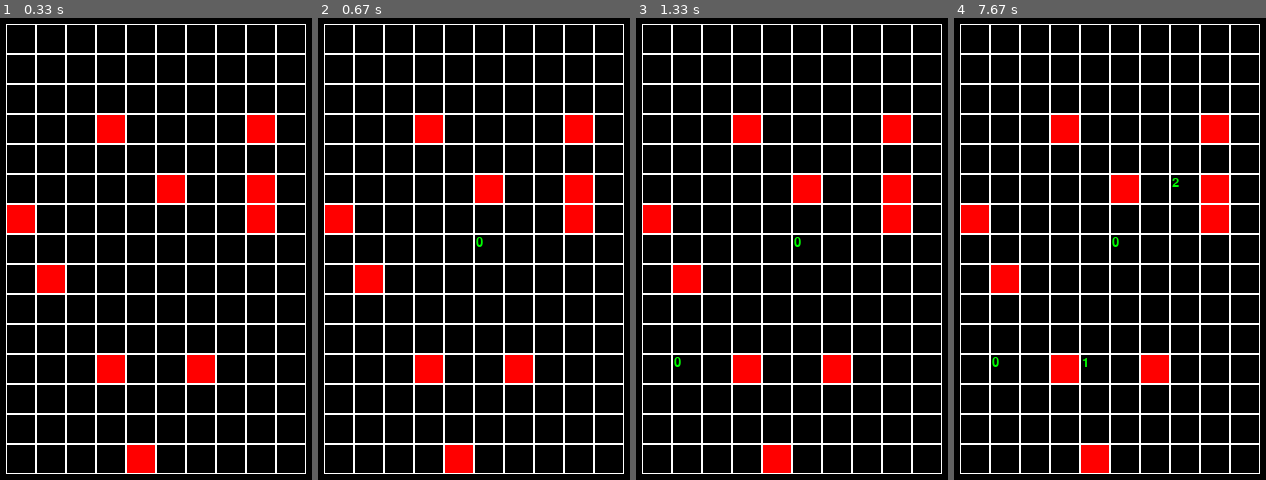
Above: before the commit, frames 1-4 (left to right).
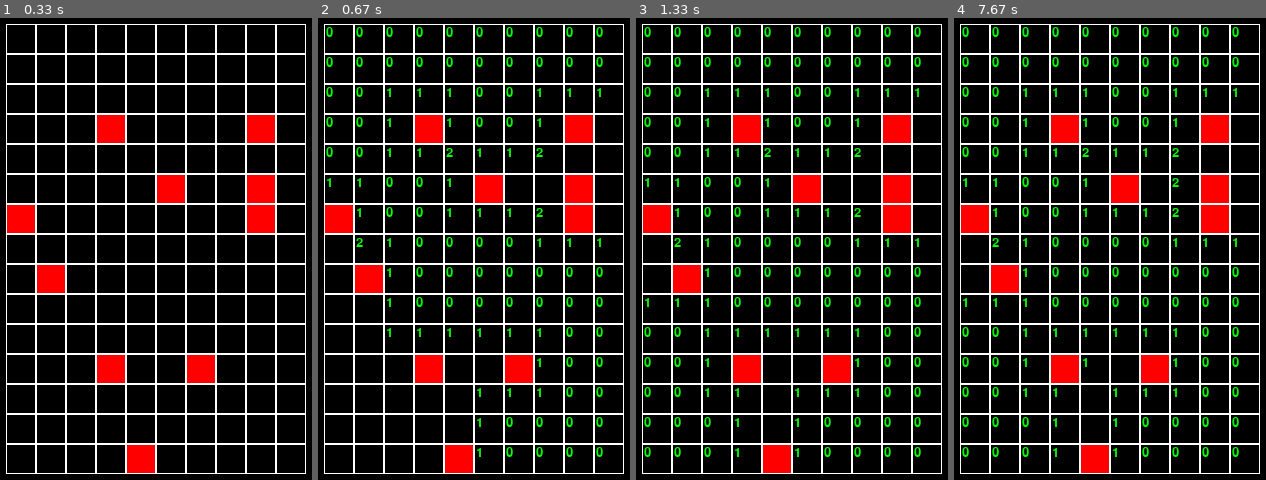
Above: after the commit, the same moments.

Repository: GoldmanYT/yandex_lyceum
Game: pygame game, started from main.py
Two runs of this game, one before a commit and one after it. Both use one fixed random seed, a clock stepped at 60 frames per second and the inputs below.
Inputs (mouse positions are in pixels of both pictures, inside the frame that each line leads up to):
- Up to frame 1 (0.33 s): no input
- Up to frame 2 (0.67 s): click (474, 249) at 0.38 s
- Up to frame 3 (1.33 s): click (692, 359) at 1.22 s
- Up to frame 4 (7.67 s): click (1094, 369) at 2.55 s; click (1175, 188) at 7.38 s

Frame 1 is identical in both runs. In frame 2, 3.3% of the frame differs, in the area x 2-92%, y 1-96%; in frame 3, 3.8%; in frame 4, 3.8%.

Commit message:
Папа сапёра

Diff:
--- a/main.py
+++ b/main.py
@@ -41,7 +41,14 @@
     def open_cell(self, x, y):
         if not self.on_board(x, y) or self.board[y][x] == 10:
             return
-        self.board[y][x] = self.mines_count(x, y)
+        mines = self.mines_count(x, y)
+        pos = self.board[y][x]
+        self.board[y][x] = mines
+        if not mines and pos != 0:
+            directions = (-1, 0), (0, -1), (0, 1), (1, 0), (-1, -1), (-1, 1), (1, -1), (1, 1)
+            for dx, dy in directions:
+                if self.on_board(x + dx, y + dy):
+                    self.open_cell(x + dx, y + dy)
 
     def mines_count(self, x, y):
         directions = (-1, 0), (0, -1), (0, 1), (1, 0), (-1, -1), (-1, 1), (1, -1), (1, 1)
@@ -51,7 +58,7 @@
 
 pg.init()
 
-pg.display.set_caption('Дедушка сапёра')
+pg.display.set_caption('Папа сапёра')
 screen = pg.display.set_mode((320, 470))
 clock = pg.time.Clock()
 run = True
